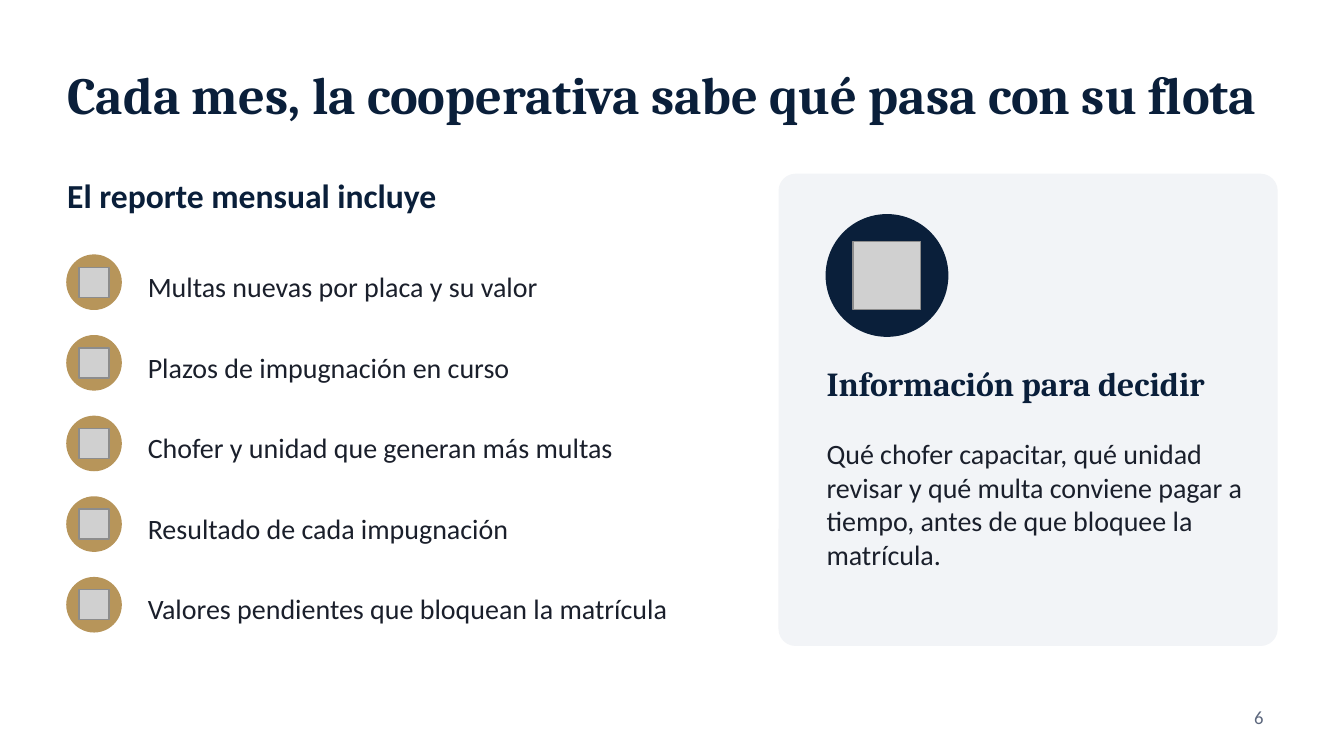
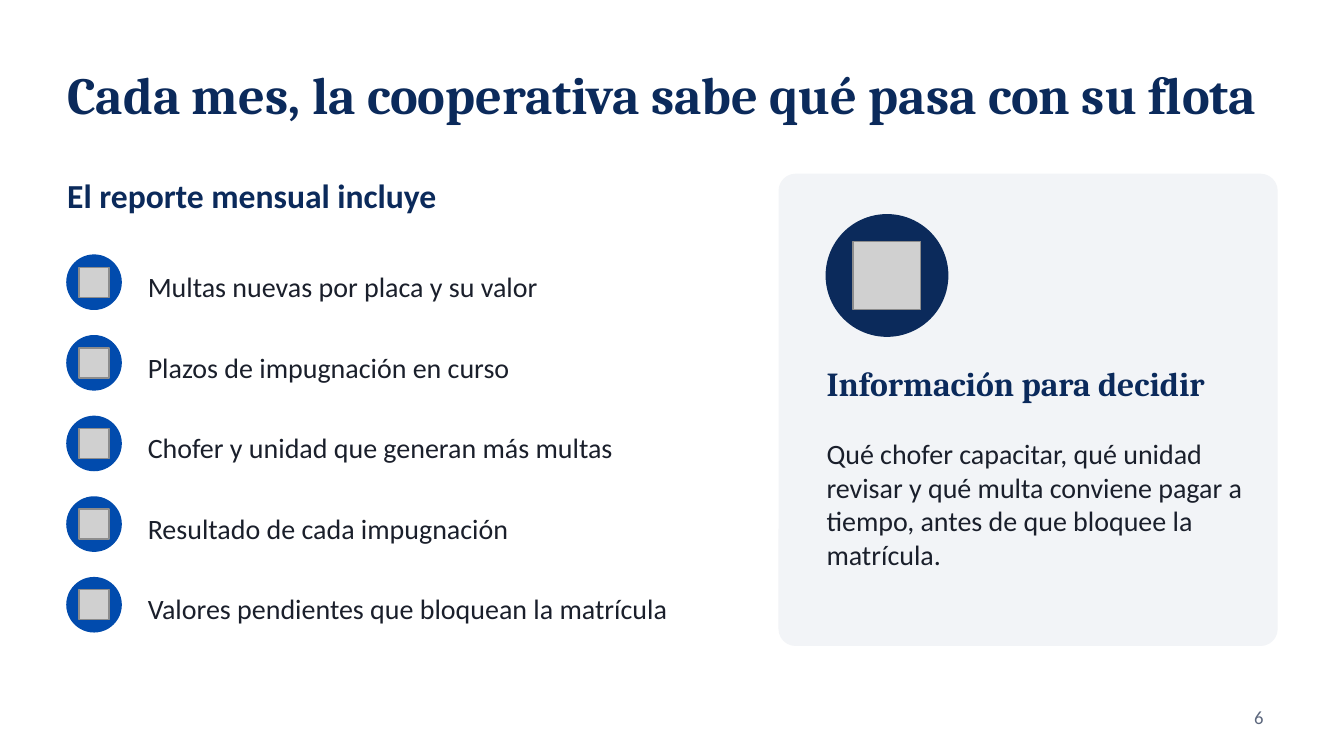
Before and after one commit to fernandotufino1983-arch/Almacenamiento-claude, a slide deck: slide 6 of jurix-global/presentacion-plan-ruta-segura.pptx. Drawn at 1344x756 pixels with LibreOffice and Linux fonts; fonts in the diff are those of the drawing; grey boxes stand for pictures; background and template pictures are left out. Boxes give left, top, right and bottom in pixels: in the first picture for what was removed or moved away, otherwise in the second. Text is boxed around its words. In the diff, an @@ line names an element or a change of style, - is before the commit and + after.

```diff
--- a/jurix-global/presentacion-plan-ruta-segura.pptx
+++ b/jurix-global/presentacion-plan-ruta-segura.pptx
@@ ellipse at [827, 215, 948, 336]: fill #0A1F3A to #0B2A5B; outline #0A1F3A 1 pt to #0B2A5B 1 pt @@
@@ text colour #0A1F3A to #0B2A5B in 3 elements at [67, 76, 1256, 125], [67, 184, 436, 214], [827, 372, 1205, 403] @@
@@ fill #B7955A to #014BAD; outline #B7955A 1 pt to #014BAD 1 pt in 5 elements at [67, 255, 121, 309], [67, 336, 121, 390], [67, 417, 121, 470], [67, 497, 121, 551], [67, 578, 121, 632] @@
```
Also in this commit, not shown: 9 other slides changed, 13 other files.
